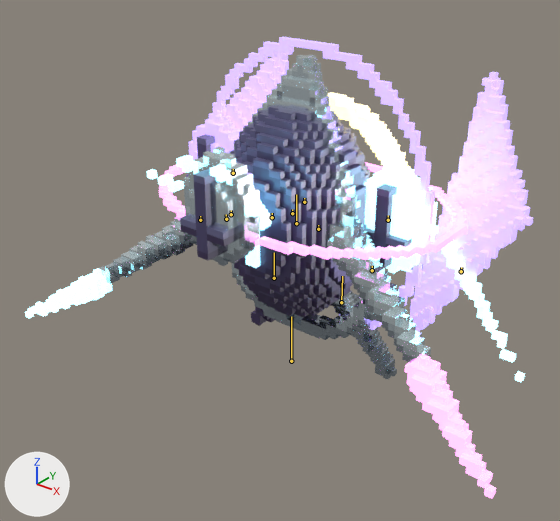
Before and after pictures for a commit that changed the glTF model public/assets/harthmere/glb/bosses/echo_singer_world.glb.
Before and after are seen from a 50 mm camera at (7.0, -9.24, 7.71) aimed at (-0.21, -0.23, 2.12). Lighting does not change. The marker at lower left points along +X, +Y and +Z. The first picture is the older version. The bones that bend it are drawn over the model as lines.

Objects in the first picture: 'echo_singer'.
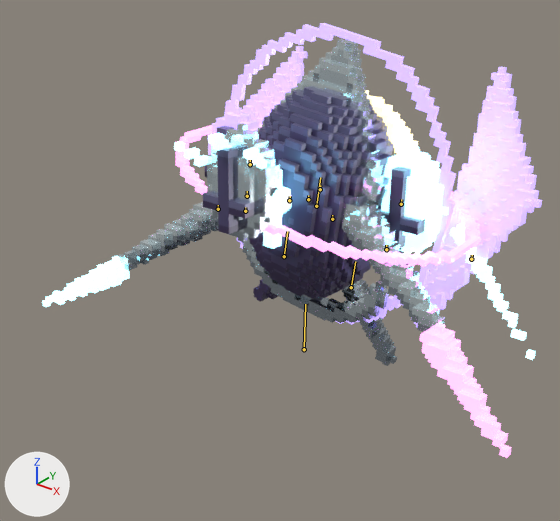
The newer file adds an action. The first version stands in its rest pose; the second is drawn at frame 15 of the action 'BossStaggerMedium'.

Scene script edits in JSON lines:
```json
{"block": "bone_root", "where": "bone_root = bpy.data.objects['echo_singer.Armature'].pose.bones['Root']"}
{"op": "set", "path": "bone_root.location", "old": "(0.0, 0.0, 0.0)", "new": "(0.0, 0.017, -0.118)"}
{"op": "set", "path": "bone_root.rotation_quaternion", "old": "(1.0, 0.0, 0.0, 0.0)", "new": "(0.999, -0.034, -0.001, 0.018)", "note": "degrees (0, 0, 0) -> degrees (-4, 0, 2)"}
{"block": "bone_bellbody", "where": "bone_bellbody = bpy.data.objects['echo_singer.Armature'].pose.bones['BellBody']  # child of 'Core'"}
{"op": "set", "path": "bone_bellbody.location", "old": "(0.0, 0.0, 0.0)", "new": "(0.0, 0.014, -0.041)"}
{"op": "set", "path": "bone_bellbody.rotation_quaternion", "old": "(1.0, 0.0, 0.0, 0.0)", "new": "(0.997, 0.015, 0.008, -0.072)", "note": "degrees (0, 0, 0) -> degrees (2, 1, -8)"}
{"op": "set", "path": "bone_bellbody.scale", "old": "(1.0, 1.0, 1.0)", "new": "(1.03, 1.03, 1.03)"}
{"block": "bone_emitter", "where": "bone_emitter = bpy.data.objects['echo_singer.Armature'].pose.bones['Emitter']  # child of 'Core'"}
{"op": "set", "path": "bone_emitter.rotation_quaternion", "old": "(1.0, 0.0, 0.0, 0.0)", "new": "(0.996, 0.018, 0.007, -0.085)", "note": "degrees (0, 0, 0) -> degrees (2, 1, -10)"}
{"op": "set", "path": "bone_emitter.scale", "old": "(1.0, 1.0, 1.0)", "new": "(1.03, 1.03, 1.03)"}
{"block": "bone_timering", "where": "bone_timering = bpy.data.objects['echo_singer.Armature'].pose.bones['TimeRing']  # child of 'Core'"}
{"op": "set", "path": "bone_timering.rotation_quaternion", "old": "(1.0, 0.0, 0.0, 0.0)", "new": "(0.995, 0.021, 0.007, -0.098)", "note": "degrees (0, 0, 0) -> degrees (2, 1, -11)"}
{"op": "set", "path": "bone_timering.scale", "old": "(1.0, 1.0, 1.0)", "new": "(1.03, 1.03, 1.03)"}
```

Changed parts and their boxes [x1, y1, x2, y2] in the pictures (560 x 521 px):
```json
{"object": "echo_singer", "change": "posed", "before": [25, 37, 533, 499], "after": [42, 23, 542, 458]}
{"bone": "Root", "before": "(291, 361) to (291, 316)", "after": "(304, 349) to (305, 304)"}
{"bone": "BellBody", "before": "(296, 223) to (296, 194)", "after": "(316, 206) to (320, 177)"}
{"bone": "Emitter", "before": "(272, 217) to (272, 213)", "after": "(289, 200) to (290, 196)"}
{"bone": "TimeRing", "before": "(304, 202) to (304, 198)", "after": "(320, 189) to (320, 185)"}
```
